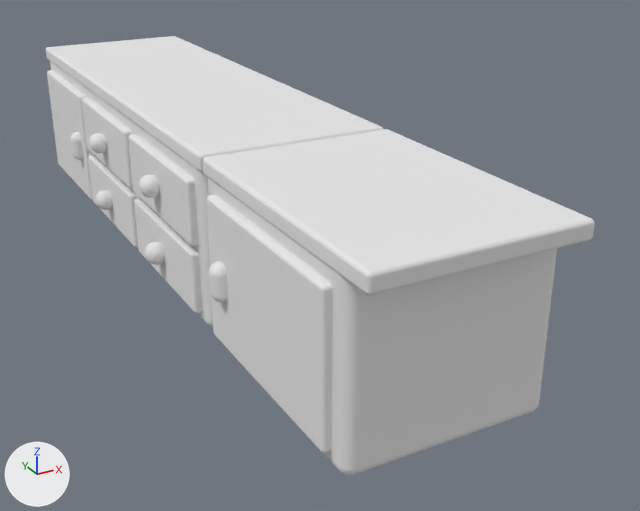
A saved change to the OBJ model public/Kommode/kommode.obj.
Both versions are drawn from a 50 mm lens placed at (-0.58, -6.46, 8.27), pointed at (3.7, 1.33, 4.38). The axes (+X, +Y, +Z) are drawn at lower left. The lights are the same throughout. Where no turn or scale is listed for an object, it has been applied to the vertices.

Names of what the first picture shows: 'kommode'.
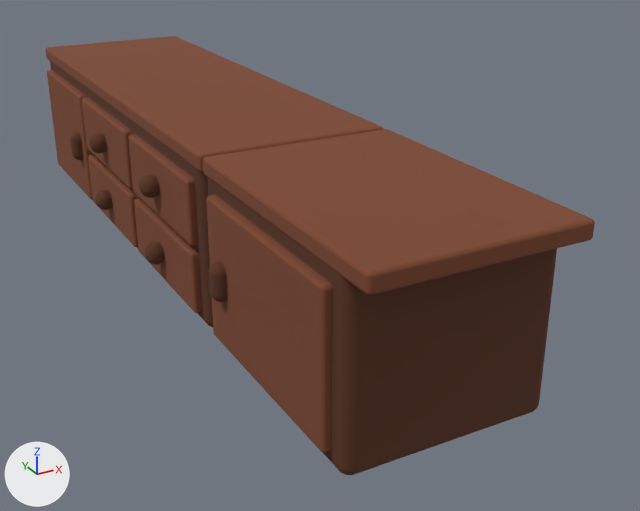
Pixel boxes [x1, y1, x2, y2] of what changed, in the pictures (640 x 511 px):
'kommode', recoloured (white to brown)
    both: [46, 36, 595, 475]

Patch to the scene script:
```diff
--- a/public/Kommode/kommode.obj.py
+++ b/public/Kommode/kommode.obj.py
@@ img_282328_23_05_24_17_56_50_0_color_png @@
+img_282328_23_05_24_17_56_50_0_color_png = load_image('282328_23_05_24_17_56_50_0_color.png', '282328_23_05_24_17_56_50_0_color.png', 2048, 2048, 'sRGB')
@@ mat_282328_23_05_24_17_56_50_0 @@
+mat_282328_23_05_24_17_56_50_0 = principled_material('282328_23_05_24_17_56_50_0')
+mat_282328_23_05_24_17_56_50_0.texture = img_282328_23_05_24_17_56_50_0_color_png
+mat_282328_23_05_24_17_56_50_0.roughness = 1.0
@@ me_kommode @@
 me_kommode.from_pydata(...)  # 4963 vertices, 9918 faces; spans x 1.85..4.01, y -2.22..6.38, z 4.15..5.96
-me_kommode.materials.append(mat_kommode)  # white #e7e7e7
+me_kommode.materials.append(mat_282328_23_05_24_17_56_50_0)  # picture img_282328_23_05_24_17_56_50_0_color_png
```
